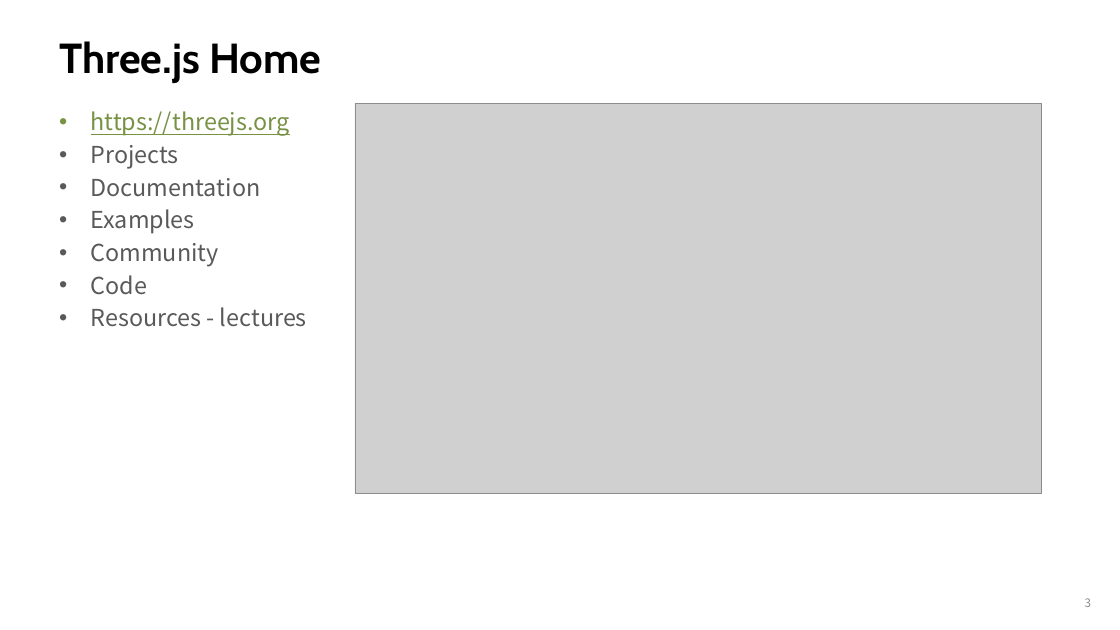
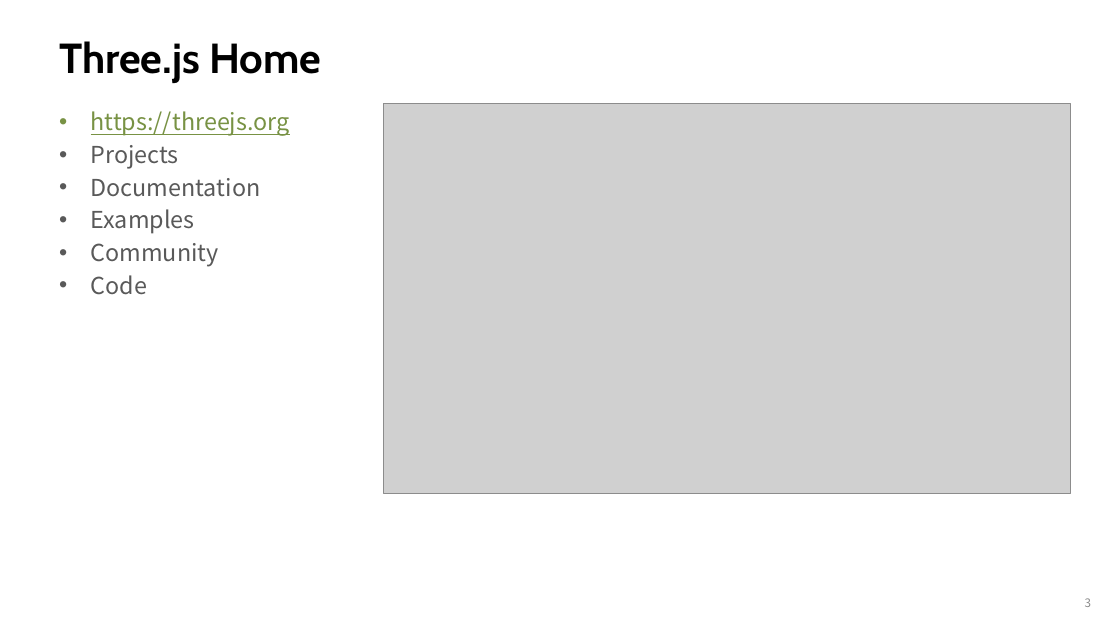
Before and after one commit to enaedong/WebGLDistFork, a slide deck: slide 3 of Notes/09_ThreeJS_1.pptx. Drawn at 1120x630 pixels with LibreOffice and Linux fonts; fonts in the diff are those of the drawing; grey boxes stand for pictures. Boxes give left, top, right and bottom in pixels: in the first picture for what was removed or moved away, otherwise in the second. Text is boxed around its words. In the diff, an @@ line names an element or a change of style, - is before the commit and + after.

```diff
--- a/Notes/09_ThreeJS_1.pptx
+++ b/Notes/09_ThreeJS_1.pptx
@@ picture moved from (x1=355, y1=103, x2=1042, y2=494) to (x1=384, y1=103, x2=1070, y2=494) @@
@@ text at (x1=91, y1=307, x2=307, y2=327): paragraph removed @@
-• Resources - lectures
```
Also in this commit, not shown: 1 other slide changed, 1 slide added, 1 slide removed, 3 other files.
